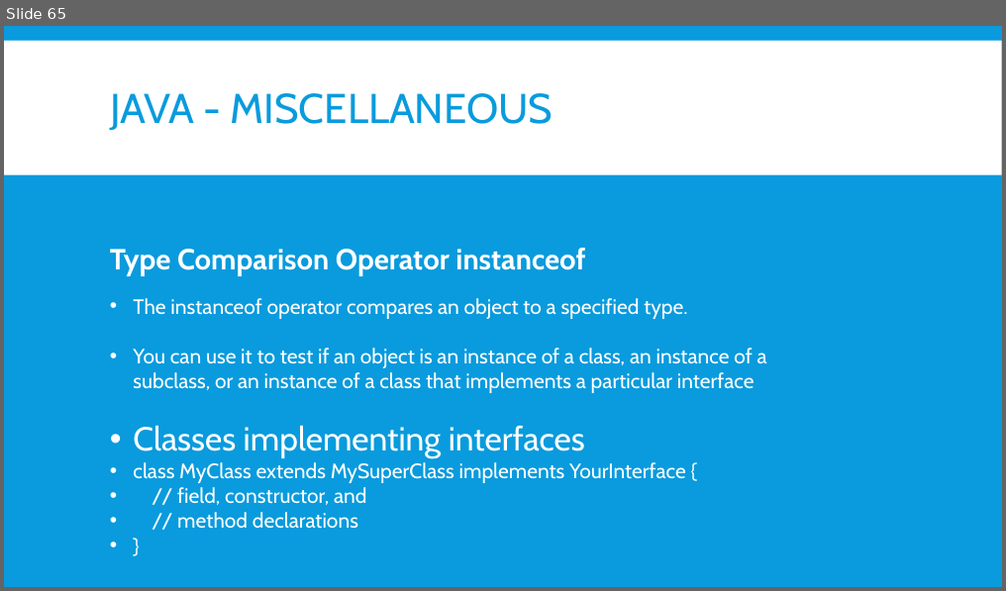
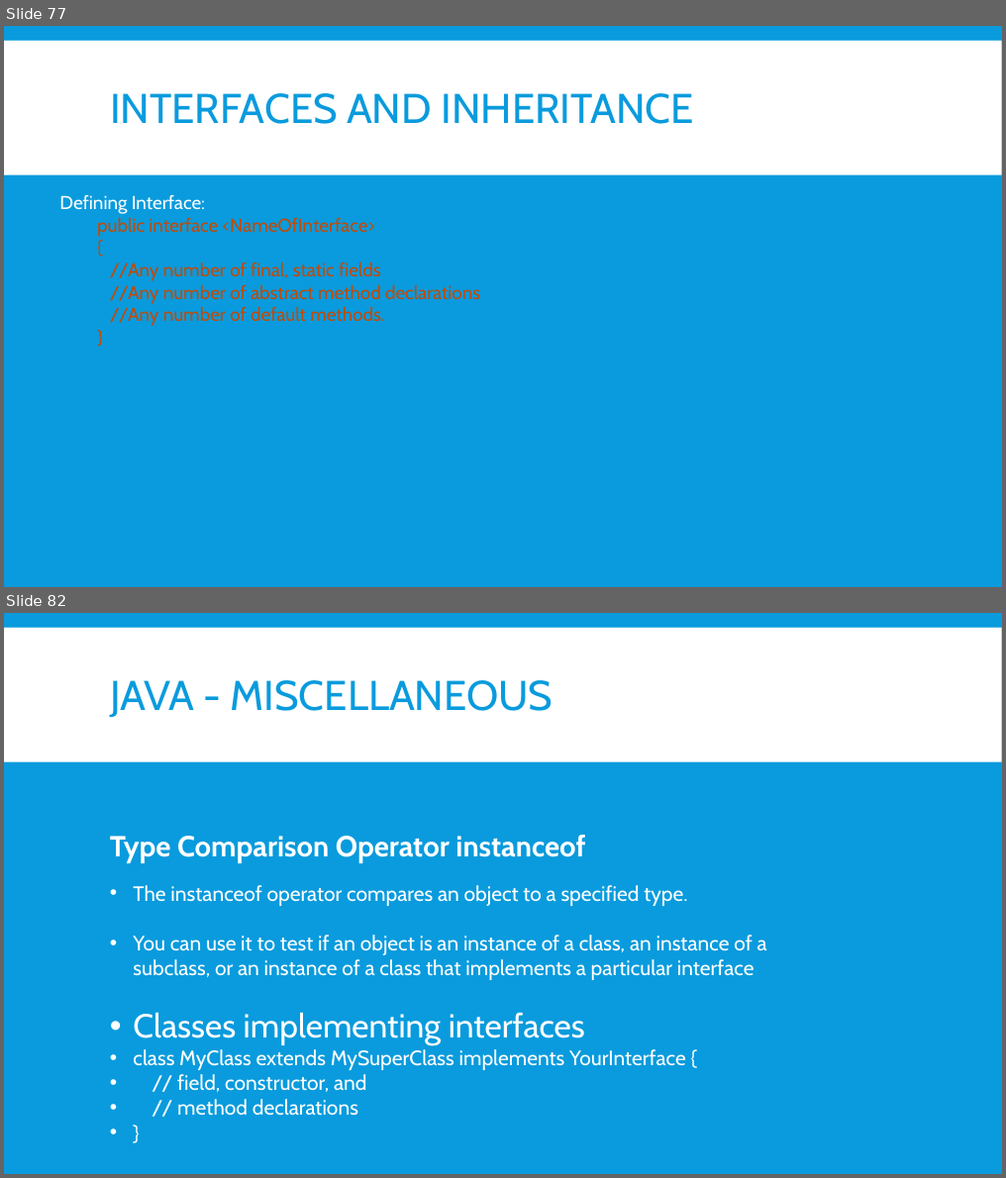
Before and after one commit to nmsgit1234/TechnicalDocs, a slide deck: training/core_java/core_java.pptx. Shown one above the other, each under a label of ours: slide 65 before the commit, slides 77 and 82 after it; the slides between them are not shown. The pictures are 1006x591 and 1006x1178 pixels, drawn with LibreOffice and Linux fonts; fonts in the diff are those of the drawing. Boxes give left, top, right and bottom in pixels: in the first picture for what was removed or moved away, otherwise in the second. Text is boxed around its words. In the diff, an @@ line names an element or a change of style, - is before the commit and + after.

Commit message:
updated for interfaces

```diff
--- a/training/core_java/core_java.pptx
+++ b/training/core_java/core_java.pptx
@@ slide 77 added at (4,26,1002,587), background #099BDD; not listed: 1 template element that a slide beside it also shows @@
@@ title added at (110,93,694,124), 40 pt, text #099BDD @@
+INTERFACES AND INHERITANCE
@@ text added at (59,195,480,326), 18 pt, text #C14A08 @@
+Defining Interface:
+  public interface <NameOfInterface>
+  {
+  //Any number of final, static fields
+  //Any number of abstract method declarations
+  //Any number of default methods.
+  }
@@ what was slide 65 is now slide 82 @@
```
Also in this commit, not shown: 2 slides changed, 16 other slides added, 9 other files.
